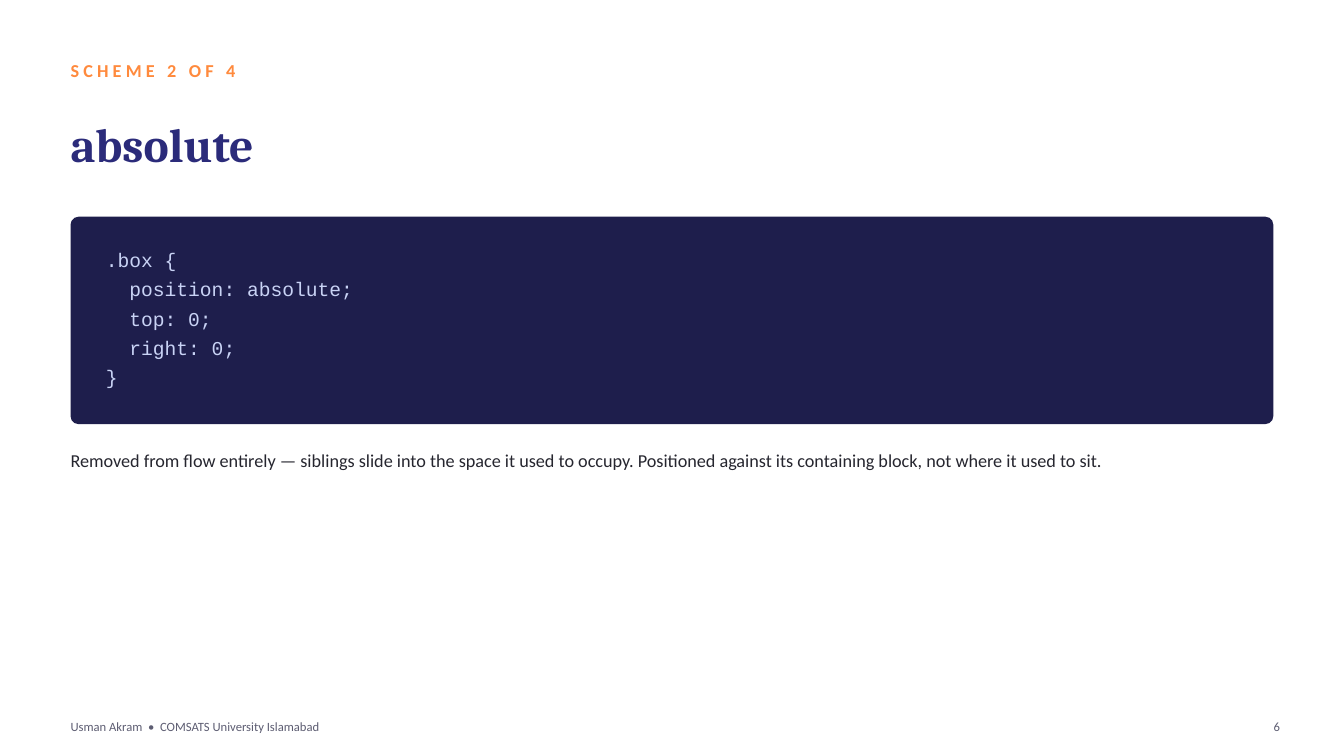
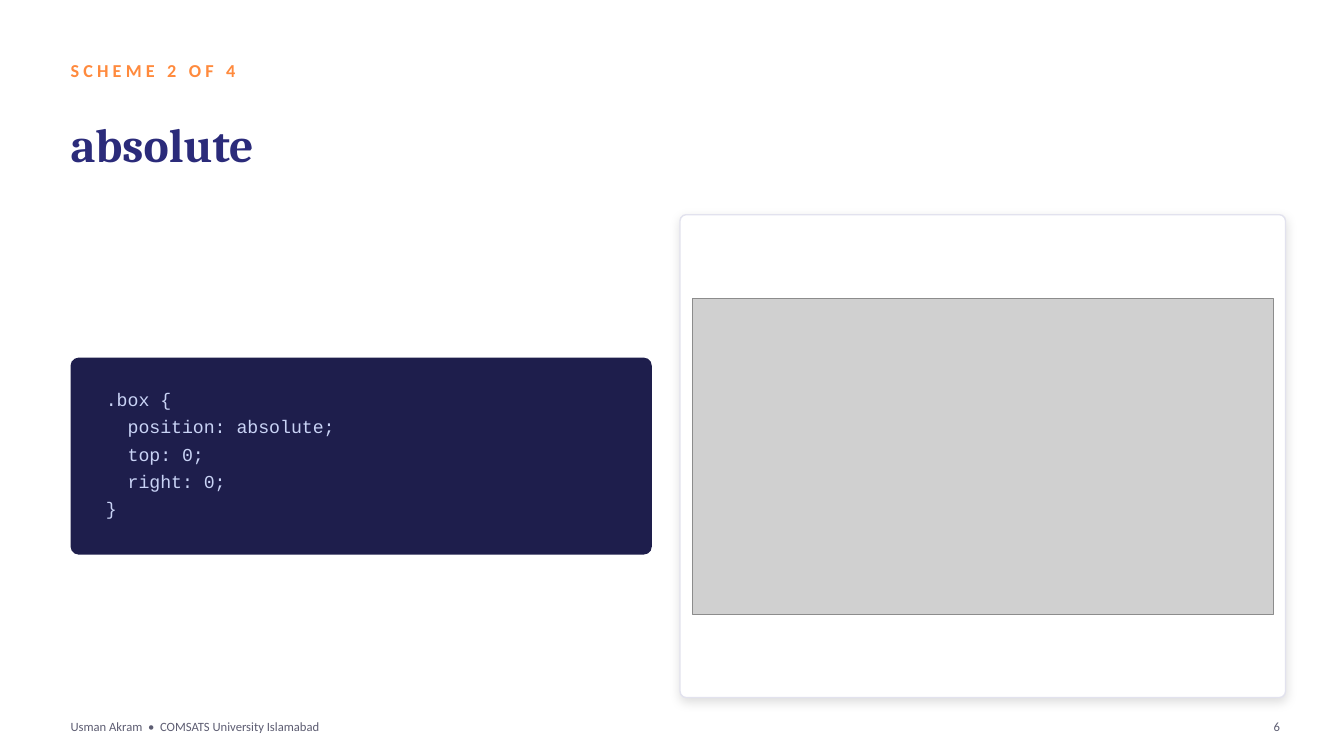
Before and after one commit to mua22/mern-web-book, a slide deck: slide 6 of slides/CSC336-Lecture-07-CSS-Positioning-and-Stacking.pptx. Drawn at 1344x756 pixels with LibreOffice and Linux fonts; fonts in the diff are those of the drawing; grey boxes stand for pictures. Boxes give left, top, right and bottom in pixels: in the first picture for what was removed or moved away, otherwise in the second. Text is boxed around its words. In the diff, an @@ line names an element or a change of style, - is before the commit and + after.

```diff
--- a/slides/CSC336-Lecture-07-CSS-Positioning-and-Stacking.pptx
+++ b/slides/CSC336-Lecture-07-CSS-Positioning-and-Stacking.pptx
@@ rounded rectangle removed at (71,217,1273,424) @@
@@ rounded rectangle added at (681,215,1287,698), fill #FFFFFF, outline #E2E2EE 1 pt @@
@@ picture added at (693,298,1274,615) @@
@@ rounded rectangle added at (71,358,652,555), fill #1E1E4C @@
@@ text ".box {": place and size @@
-text ".box {" at (106,253,353,359)
+text ".box {" at (106,393,335,492)
@@ text ".box {" at (106,393,335,492): size 14 to 13 pt @@
@@ text removed at (71,454,1102,470) @@
-Removed from flow entirely — siblings slide into the space it used to occupy. Positioned against its containing block, not where it used to sit.
```
Also in this commit, not shown: 7 other slides changed, 14 other files.
